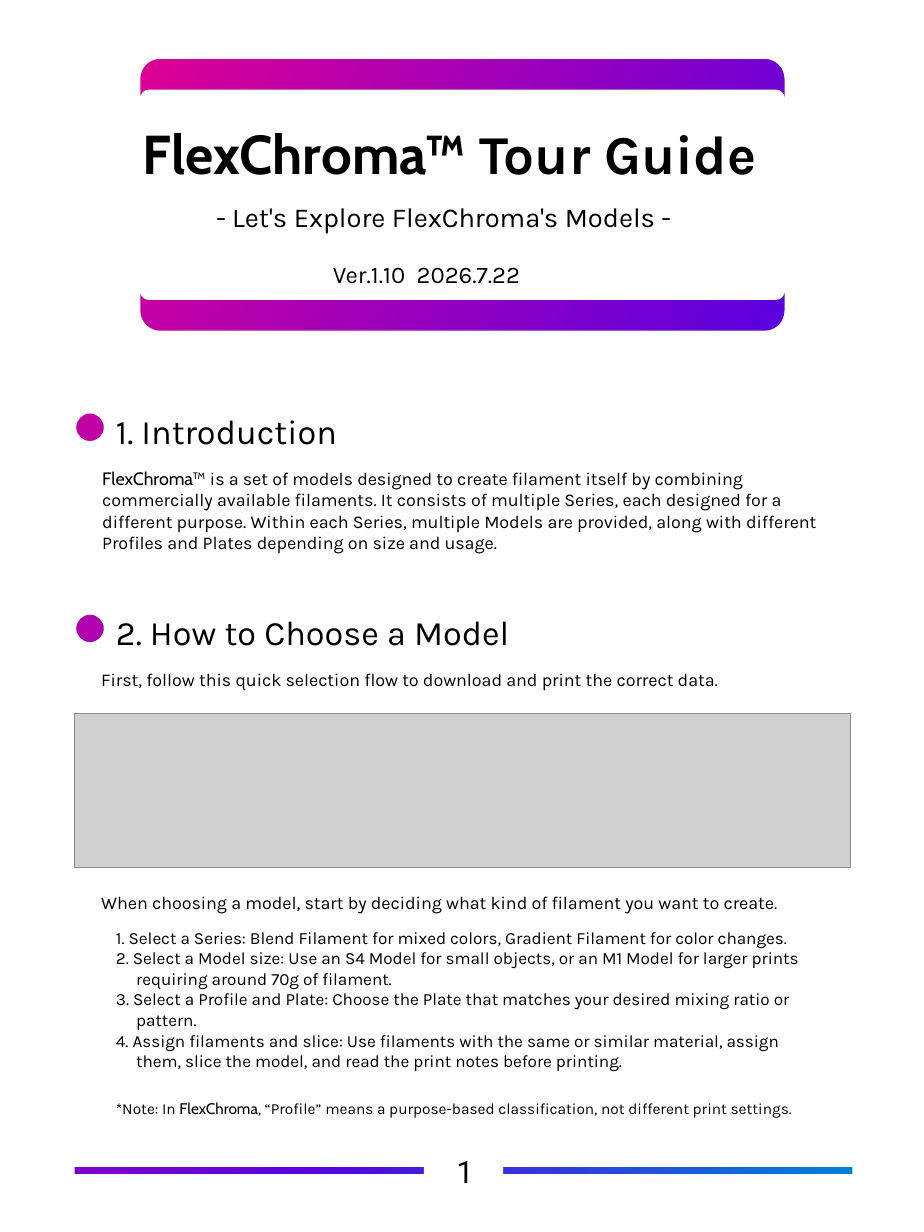
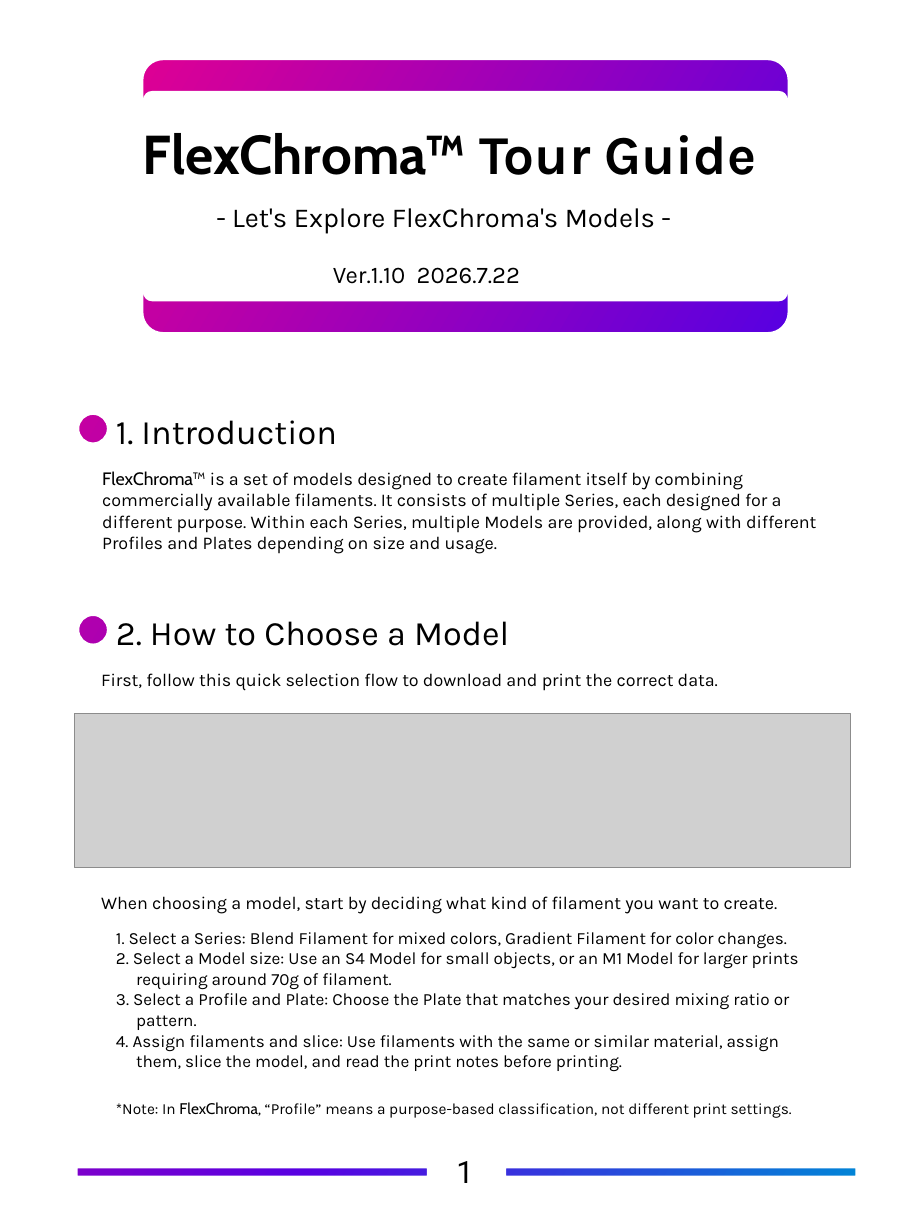
Before and after one commit to FlexChromaHQ/FlexChroma, a slide deck: slide 5 of Documents/Original/FlexChroma_Tour_Guide_EN.pptx. Drawn at 924x1232 pixels with LibreOffice and Linux fonts; fonts in the diff are those of the drawing; grey boxes stand for pictures. Boxes give left, top, right and bottom in pixels: in the first picture for what was removed or moved away, otherwise in the second. Text is boxed around its words. In the diff, an @@ line names an element or a change of style, - is before the commit and + after.

```diff
--- a/Documents/Original/FlexChroma_Tour_Guide_EN.pptx
+++ b/Documents/Original/FlexChroma_Tour_Guide_EN.pptx
@@ freeform shape at [2,1,924,1232]: outline redrawn @@
@@ rectangle: place and size @@
-rectangle at [0,0,924,1232]
+rectangle at [5,6,920,1226]
```
Also in this commit, not shown: 2 other slides changed, 2 other files.
